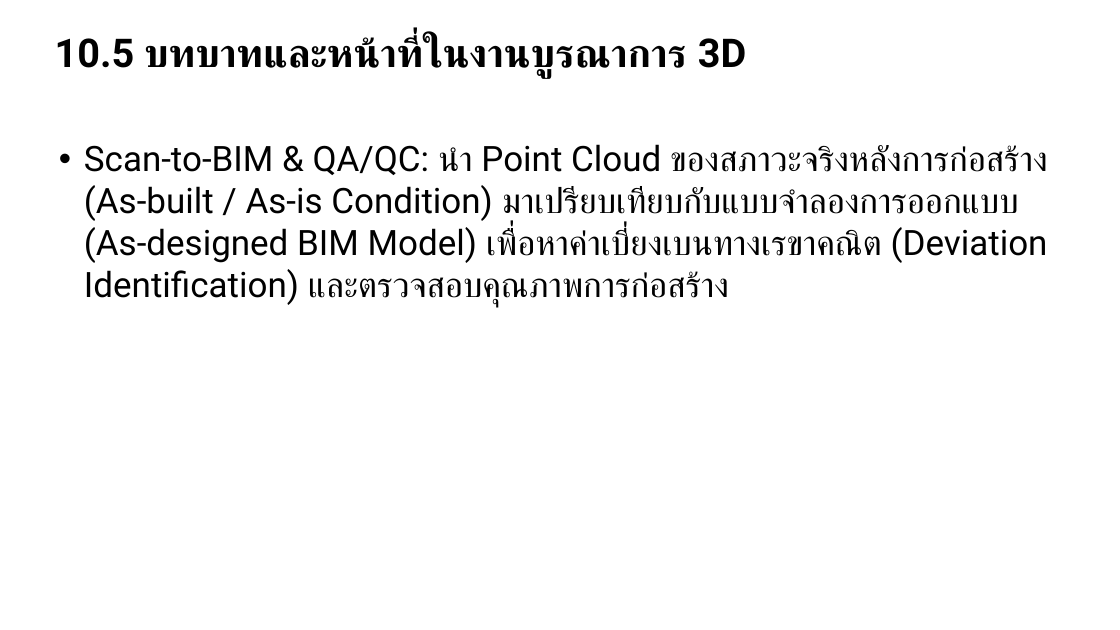
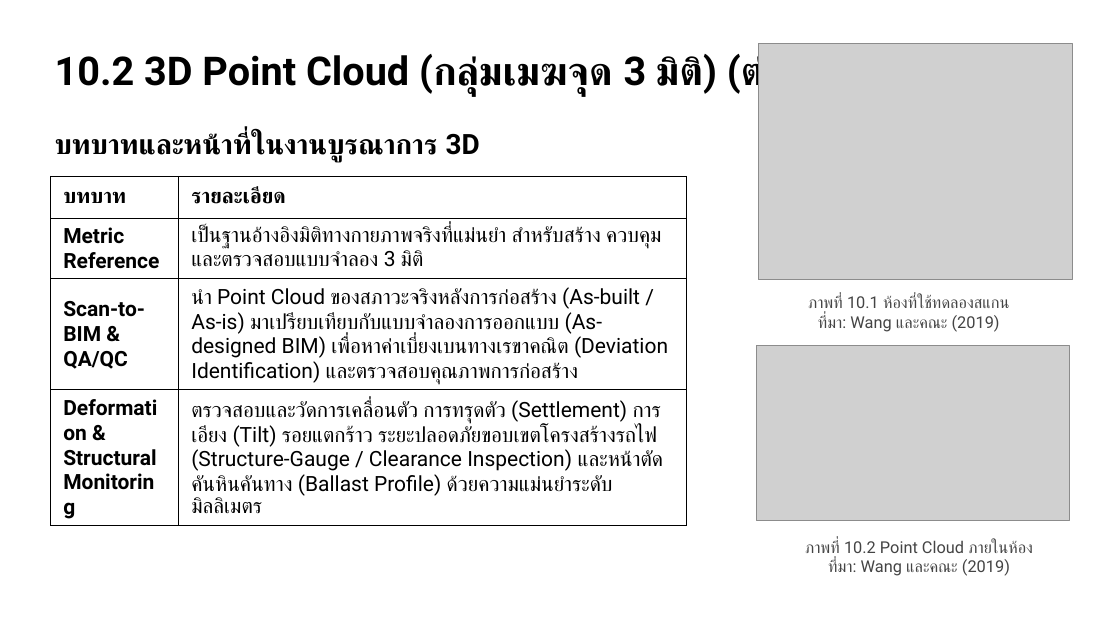
Before and after one commit to soravisAmn/Presentation, a slide deck: slide 71 of Surveying Technologies/draft#3/draft3.pptx (slide 74 before the commit). Drawn at 1120x630 pixels with LibreOffice and Linux fonts; fonts in the diff are those of the drawing; grey boxes stand for pictures. Boxes give left, top, right and bottom in pixels: in the first picture for what was removed or moved away, otherwise in the second. Text is boxed around its words. In the diff, an @@ line names an element or a change of style, - is before the commit and + after.

```diff
--- a/Surveying Technologies/draft#3/draft3.pptx
+++ b/Surveying Technologies/draft#3/draft3.pptx
@@ text added at [55, 49, 801, 97], 34 pt, text #000000, bold @@
+10.2 3D Point Cloud (กลุ่มเมฆจุด 3 มิติ) (ต่อ)
@@ picture added at [759, 44, 1073, 279] @@
@@ text at [55, 133, 480, 163]: text changed; size 34 to 24 pt @@
-10.5 บทบาทและหน้าที่ในงานบูรณาการ 3D
+บทบาทและหน้าที่ในงานบูรณาการ 3D
@@ text removed at [84, 144, 1048, 307] @@
-• Scan-to-BIM & QA/QC: นำ Point Cloud ของสภาวะจริงหลังการก่อสร้าง (As-built / As-is Condition) มาเปรียบเทียบกับแบบจำลองการออกแบบ (As-designed BIM Model) เพื่อหาค่าเบี่ยงเบนทางเรขาคณิต (Deviation Identification) และตรวจสอบคุณภาพการก่อสร้าง
@@ table added at [50, 176, 686, 517], 4 rows, 2 columns @@
+บทบาท | รายละเอียด
+Metric Reference | เป็นฐานอ้างอิงมิติทางกายภาพจริงที่แม่นยำ สำหรับสร้าง ควบคุม และตรวจสอบแบบจำลอง 3 มิติ
+Scan-to-BIM & QA/QC | นำ Point Cloud ของสภาวะจริงหลังการก่อสร้าง (As-built / As-is) มาเปรียบเทียบกับแบบจำลองการออกแบบ (As-designed BIM) เพื่อหาค่าเบี่ยงเบนทางเรขาคณิต (Deviation Identification) และตรวจสอบคุณภาพการก่อสร้าง
+Deformation & Structural Monitoring | ตรวจสอบและวัดการเคลื่อนตัว การทรุดตัว (Settlement) การเอียง (Tilt) รอยแตกร้าว ระยะปลอดภัยขอบเขตโครงสร้างรถไฟ (Structure-Gauge / Clearance Inspection) และหน้าตัดคันหินคันทาง (Ballast Profile) ด้วยความแม่นยำระดับมิลลิเมตร
@@ text added at [808, 296, 1009, 332], 14 pt, text #444444 @@
+ภาพที่ 10.1 ห้องที่ใช้ทดลองสแกน
+ที่มา: Wang และคณะ (2019)
@@ picture added at [757, 345, 1070, 521] @@
@@ text added at [805, 540, 1033, 576], 14 pt, text #444444 @@
+ภาพที่ 10.2 Point Cloud ภายในห้อง
+ที่มา: Wang และคณะ (2019)
```
Also in this commit, not shown: 49 other slides changed, 14 slides added, 23 slides removed, 16 other files.
